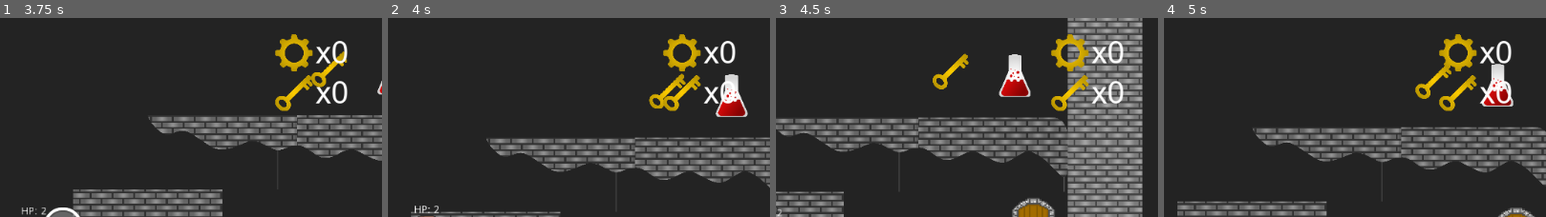
Above: before the commit, frames 1-4 (left to right).
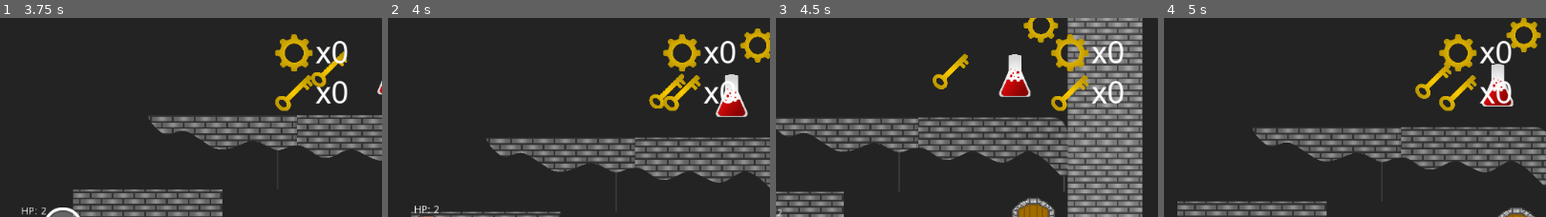
Above: after the commit, the same moments.

Repository: RodrigoSonego/the-beasts-call
Game: Godot game, scene res://scenes/levels/GameManager.tscn
Same seed, same stepped clock (60 frames per second), same inputs: the game is played once before the commit and once after it.
Inputs (mouse positions are % of the whole screen's width and height, from its top left):
- Up to frame 1 (3.75 s): tap R (reset_level) every 0.75 s from 0.5 to 3.5 s; move the mouse to (72, 50) at 0.52 s; hold Right (move_right) 0.53-2.03 s; tap Z (attack) at 0.6, 2.1, 3.6 s; tap Up (jump) at 0.77, 1.52, 3.02 s; move the mouse to (30, 62) at 1.27 s; tap Down (interact_with_door) at 1.35, 2.85 s; move the mouse to (60, 31) at 2.02 s; hold Left (move_left) 2.03-2.78 s; move the mouse to (45, 78) at 2.77 s; hold Right (move_right) from 2.78 s (still down); move the mouse to (80, 73) at 3.52 s
- Up to frame 2 (4 s): keep holding Right (move_right); tap Up (jump) at 3.77 s
- Up to frame 3 (4.5 s): tap R (reset_level) at 4.25 s; move the mouse to (20, 39) at 4.27 s; release Right (move_right) at 4.28 s; hold Left (move_left) from 4.28 s (still down); tap Down (interact_with_door) at 4.35 s
- Up to frame 4 (5 s): keep holding Left (move_left); tap Up (jump) at 4.52 s
The pictures show only the part of the screen within x 50-100%, y 0-50%; the shares and areas given below are measured in that part.

Frame 1 is identical in both runs. In frame 2, 0.7% of the frame differs, in the area x 92-100%, y 5-23%; in frame 3, 0.5%; in frame 4, 0.7%, in the area x 89-99%, y 0-18%.

Commit message:
feature: collecting gears

Diff:
--- /dev/null
+++ b/scenes/Items/Gear.tscn
@@ -0,0 +1,21 @@
+[gd_scene load_steps=4 format=2]
+
+[ext_resource path="res://scripts/items/Gear.gd" type="Script" id=1]
+[ext_resource path="res://sprites/items/gear.png" type="Texture" id=2]
+
+[sub_resource type="RectangleShape2D" id=1]
+extents = Vector2( 30, 28 )
+
+[node name="Gear" type="Area2D"]
+collision_layer = 4
+monitorable = false
+script = ExtResource( 1 )
+
+[node name="Sprite" type="Sprite" parent="."]
+scale = Vector2( 0.0515118, 0.0515118 )
+texture = ExtResource( 2 )
+
+[node name="CollisionShape2D" type="CollisionShape2D" parent="."]
+shape = SubResource( 1 )
+
+[connection signal="area_entered" from="." to="." method="_on_Gear_area_entered"]
--- a/scenes/levels/Level-1.tscn
+++ b/scenes/levels/Level-1.tscn
@@ -1,6 +1,7 @@
-[gd_scene load_steps=7 format=2]
+[gd_scene load_steps=8 format=2]
 
 [ext_resource path="res://sprites/tilesets/DemoLevel.tres" type="TileSet" id=1]
+[ext_resource path="res://scenes/Items/Gear.tscn" type="PackedScene" id=2]
 [ext_resource path="res://scenes/actors/Enemy.tscn" type="PackedScene" id=3]
 [ext_resource path="res://scenes/Items/Potion.tscn" type="PackedScene" id=4]
 [ext_resource path="res://scripts/game_management/Level.gd" type="Script" id=5]
@@ -38,4 +39,7 @@
 [node name="SpawnPoint" type="Position2D" parent="."]
 position = Vector2( 63, 430 )
 
+[node name="Gear" parent="." instance=ExtResource( 2 )]
+position = Vector2( 1064, 176 )
+
 [connection signal="on_door_interaction" from="Door" to="." method="_on_change_level"]
--- a/scenes/levels/Level0.tscn
+++ b/scenes/levels/Level0.tscn
@@ -1,6 +1,7 @@
-[gd_scene load_steps=7 format=2]
+[gd_scene load_steps=8 format=2]
 
-[ext_resource path="res://sprites/tilesets/DemoLevel.tres" type="TileSet" id=1]
+[ext_resource path="res://scenes/actors/Player.tscn" type="PackedScene" id=1]
+[ext_resource path="res://sprites/tilesets/Estagio3.tres" type="TileSet" id=2]
 [ext_resource path="res://scenes/actors/Enemy.tscn" type="PackedScene" id=3]
 [ext_resource path="res://scenes/Items/Potion.tscn" type="PackedScene" id=4]
 [ext_resource path="res://scripts/game_management/Level.gd" type="Script" id=5]
@@ -12,14 +13,15 @@
 level_index = -1
 
 [node name="Plataformas" type="TileMap" parent="."]
-scale = Vector2( 0.2, 0.2 )
+scale = Vector2( 0.7, 0.7 )
 z_index = -1
-tile_set = ExtResource( 1 )
-cell_size = Vector2( 500, 500 )
+tile_set = ExtResource( 2 )
+cell_size = Vector2( 240, 160 )
+show_collision = true
 collision_layer = 8
 collision_mask = 3
 format = 1
-tile_data = PoolIntArray( 65547, 8, 0, 196607, 8, 0, 131083, 8, 0, 262143, 8, 0, 196615, 6, 0, 196617, 2, 0, 196619, 8, 0, 327679, 8, 0, 262150, 1, 0, 262155, 8, 0, 393215, 8, 0, 327680, 8, 0, 327681, 8, 0, 327682, 8, 0, 327683, 8, 0, 327684, 8, 0, 327685, 8, 0, 327686, 8, 0, 327687, 8, 0, 327688, 8, 0, 327689, 8, 0, 327690, 8, 0, 327691, 8, 0 )
+tile_data = PoolIntArray( 65547, 8, 0, 196607, 8, 0, 131083, 8, 0, 262143, 8, 0, 196609, 2, 0, 196611, 2, 0, 196612, 1, 0, 196615, 6, 0, 196617, 2, 0, 196619, 8, 0, 327679, 8, 0, 262150, 1, 0, 262155, 8, 0, 393215, 8, 0, 327680, 5, 0, 327681, 5, 0, 327682, 5, 0, 327683, 5, 0, 327684, 5, 0, 327685, 5, 0, 327686, 5, 0, 327687, 5, 0, 327688, 8, 0, 327689, 8, 0, 327690, 8, 0, 327691, 8, 0 )
 
 [node name="enemy" parent="." instance=ExtResource( 3 )]
 position = Vector2( 923, 445 )
@@ -38,4 +40,7 @@
 [node name="SpawnPoint" type="Position2D" parent="."]
 position = Vector2( 63, 430 )
 
+[node name="Player" parent="." instance=ExtResource( 1 )]
+position = Vector2( 110, 456 )
+
 [connection signal="on_door_interaction" from="Door" to="." method="_on_change_level"]
--- a/scripts/actors/Player.gd
+++ b/scripts/actors/Player.gd
@@ -130,6 +130,9 @@
 func get_has_key():
 	return has_key
 
+func grab_gear():
+	emit_signal("on_collect_gear")
+
 func _on_AttackHitbox_area_entered(area):
 	if(area.is_in_group("enemy")):
 		var enemy = area.get_node('..')
--- /dev/null
+++ b/scripts/items/Gear.gd
@@ -0,0 +1,12 @@
+extends "res://scripts/items/Item.gd"
+
+
+
+func _on_Gear_area_entered(area):
+	var player_root = area.get_node("..")
+	if player_root is Player:
+		apply_effect(player_root)
+		queue_free()
+
+func apply_effect(player: Player):
+	player.grab_gear()
